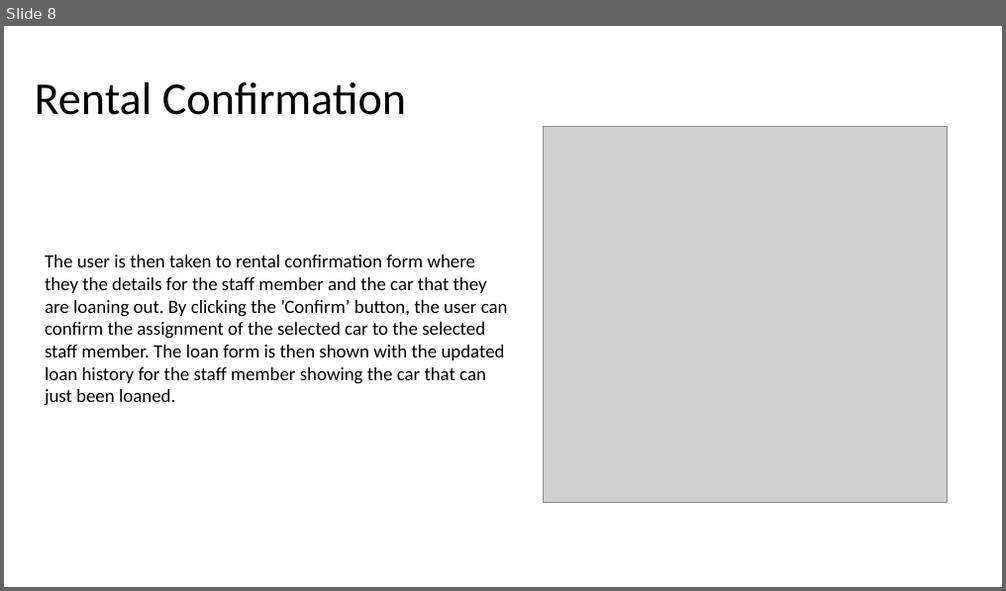
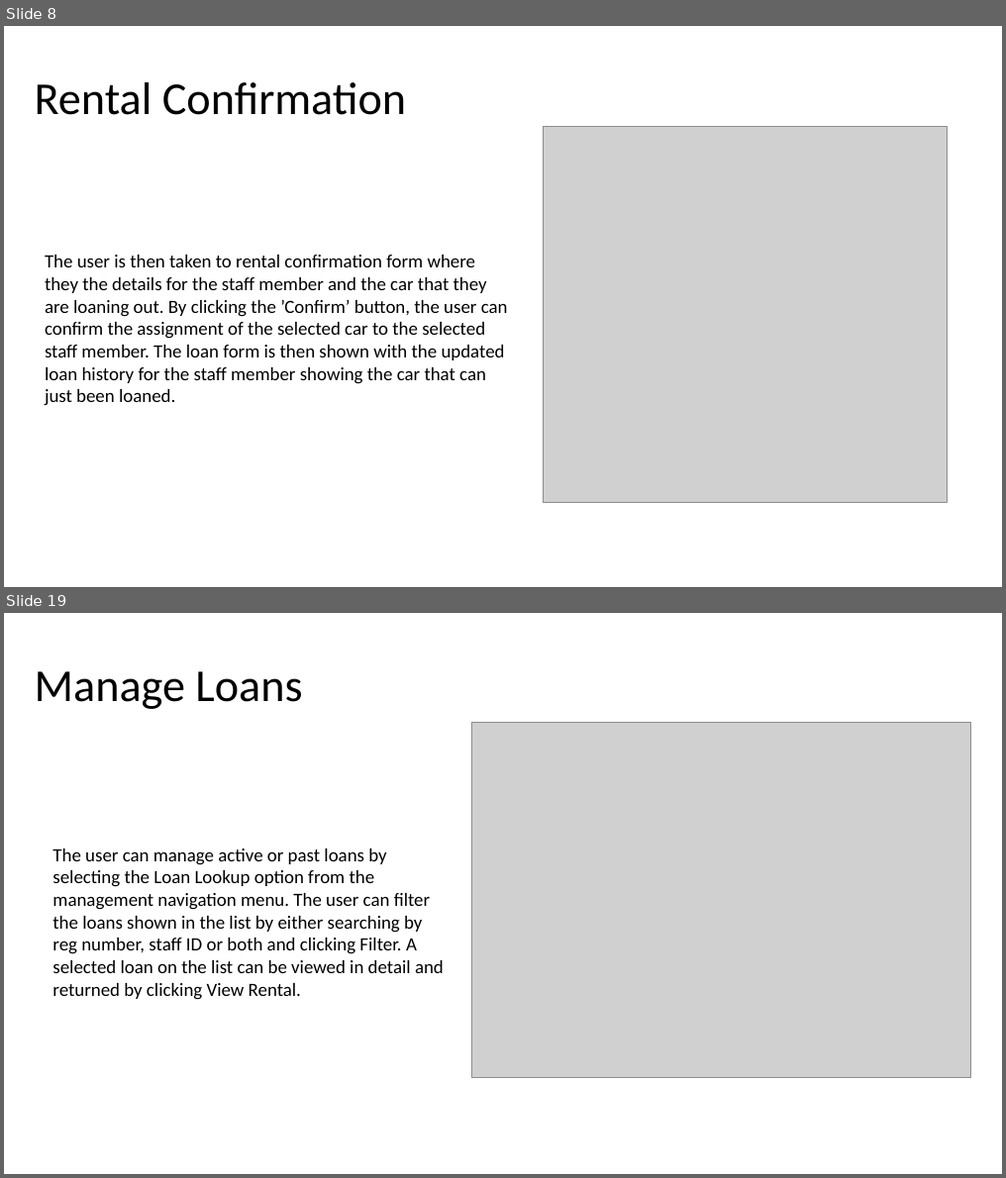
Before and after one commit to DanDecrypted/UniSystems, a slide deck: Walkthrough.pptx. Shown one above the other, each under a label of ours: slide 8 before the commit, slides 8 and 19 after it; the slides between them are not shown. The pictures are 1006x591 and 1006x1178 pixels, drawn with LibreOffice and Linux fonts; fonts in the diff are those of the drawing; grey boxes stand for pictures. Boxes give left, top, right and bottom in pixels: in the first picture for what was removed or moved away, otherwise in the second. Text is boxed around its words. In the diff, an @@ line names an element or a change of style, - is before the commit and + after.

```diff
--- a/Walkthrough.pptx
+++ b/Walkthrough.pptx
@@ slide 19 added at [4, 613, 1002, 1174], background #FFFFFF @@
@@ text added at [35, 671, 302, 709], 44 pt, text #000000 @@
+Manage Loans
@@ picture added at [472, 722, 971, 1078] @@
@@ text added at [53, 849, 444, 1000], 18 pt, text #000000 @@
+The user can manage active or past loans by selecting the Loan Lookup option from the management navigation menu. The user can filter the loans shown in the list by either searching by reg number, staff ID or both and clicking Filter. A selected loan on the list can be viewed in detail and returned by clicking View Rental.
```
Also in this commit, not shown: 2 slides changed, 10 other slides added, 4 other files.
